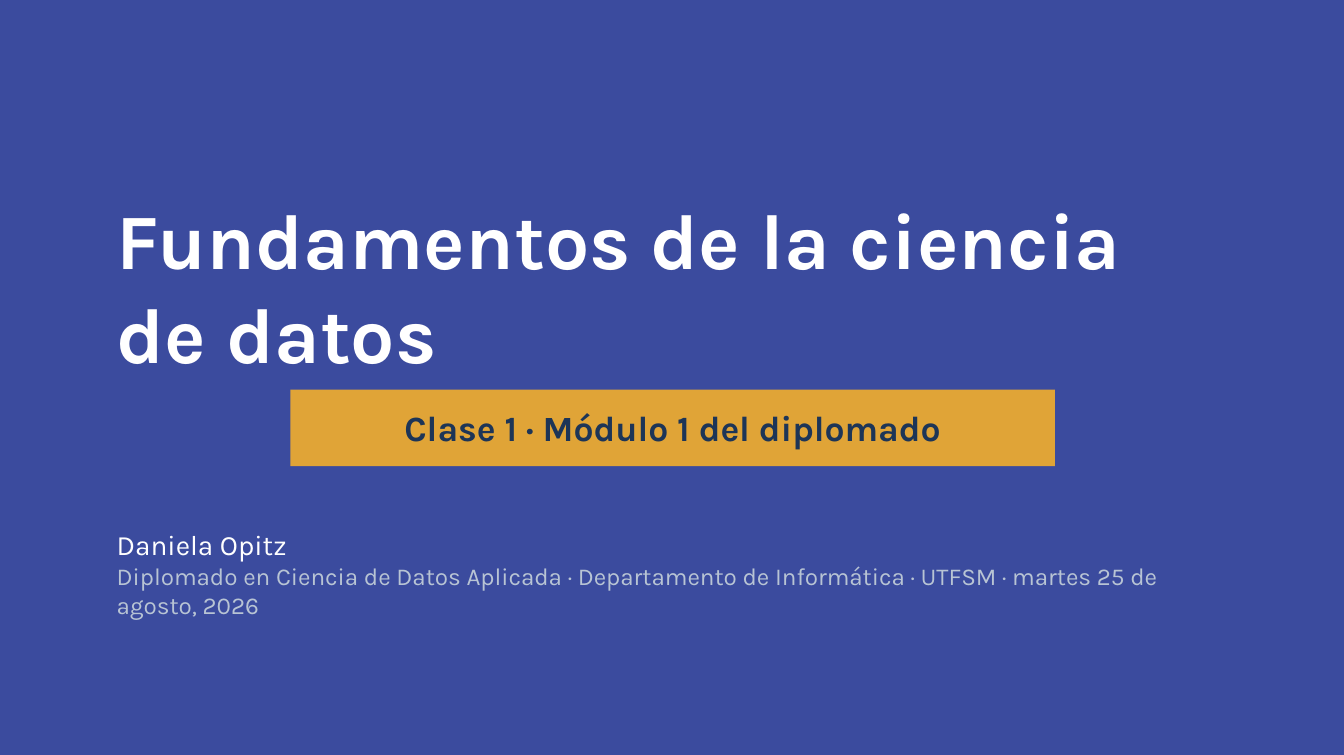
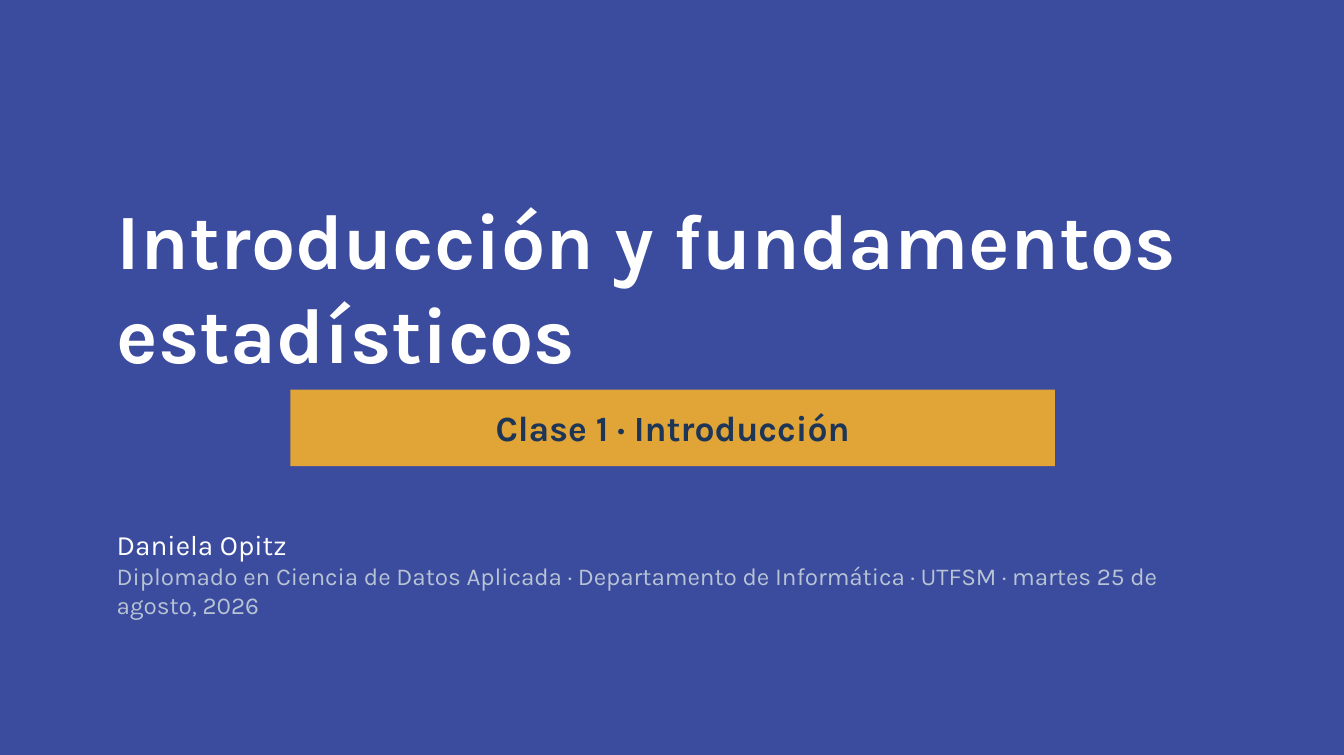
Before and after one commit to daniopitz/diplomado-cdd, a slide deck: slide 1 of presentaciones/clase01_fundamentos_ecosistema.pptx. Drawn at 1344x755 pixels with LibreOffice and Linux fonts; fonts in the diff are those of the drawing. Boxes give left, top, right and bottom in pixels: in the first picture for what was removed or moved away, otherwise in the second. Text is boxed around its words. In the diff, an @@ line names an element or a change of style, - is before the commit and + after.

```diff
--- a/presentaciones/clase01_fundamentos_ecosistema.pptx
+++ b/presentaciones/clase01_fundamentos_ecosistema.pptx
@@ text at [117, 207, 1176, 364]: text changed @@
-Fundamentos de la ciencia de datos
+Introducción y fundamentos estadísticos
@@ text in rectangle at [496, 413, 850, 442]: text changed @@
-Clase 1 · Módulo 1 del diplomado
+Clase 1 · Introducción
```
Also in this commit, not shown: 2 other slides changed, 2 slides removed, 1 other file.
